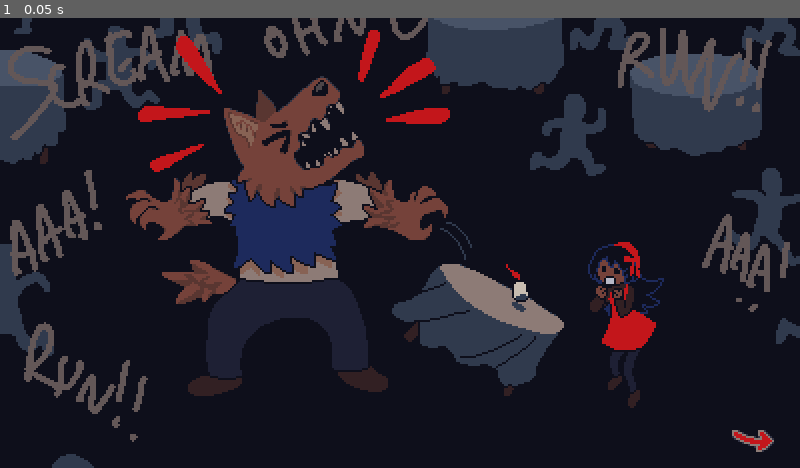
Above: before the commit, frame 1.
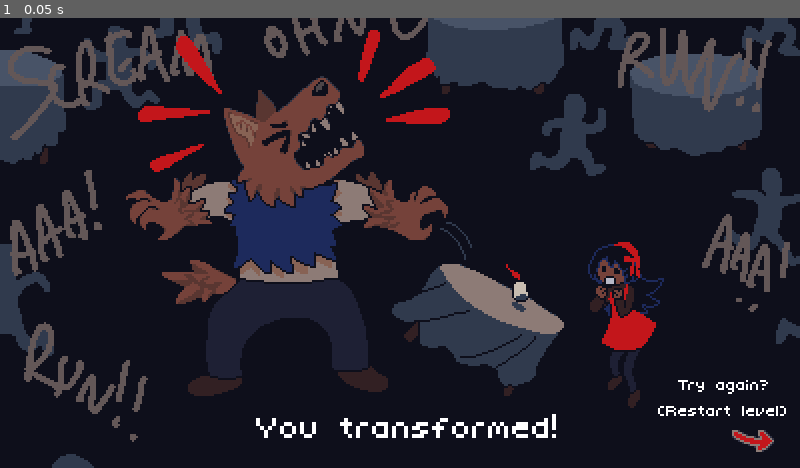
Above: after the commit, the same moment.

Repository: maxfarr/werewolf-game
Game: Godot game, scene res://scenes/main/lose_screen.tscn
The game is run twice, just before and just after one commit, with the same random seed, the same clock (stepped at 60 frames per second) and the same inputs. This scene is started directly instead of the project's main scene.
Inputs:
- Up to frame 1 (0.05 s): no input

The runs differ from the first frame. In frame 1, 0.8% of the frame differs, in the area x 32-99%, y 80-94%.

Commit message:
match3 swipes allowed to end outside of match3 area, created intrusive thought scene, added text and restart button to lose screen

Diff:
--- a/scenes/main/game_screen.gd
+++ b/scenes/main/game_screen.gd
@@ -200,3 +200,7 @@
 
 func _on_main_click_area_mouse_exited():
 	SignalBus.mouse_left_main_area.emit()
+
+func _on_fullscreen_area_gui_input(event):
+	if event is InputEventMouseButton and event.button_index == MOUSE_BUTTON_LEFT and not event.pressed:
+			SignalBus.fullscreen_mouse_up.emit(event.position)
--- a/scenes/main/game_screen.tscn
+++ b/scenes/main/game_screen.tscn
@@ -301,7 +301,14 @@
 stream = ExtResource("24_qigmr")
 volume_db = 10.307
 
+[node name="FullscreenArea" type="Control" parent="."]
+layout_mode = 3
+anchors_preset = 0
+offset_right = 5.0
+offset_bottom = 7.0
+
 [connection signal="gui_input" from="PotionClickArea/Match3" to="PotionClickArea/Match3" method="_on_gui_input"]
 [connection signal="gui_input" from="MainClickArea" to="." method="_on_main_click_area_gui_input"]
 [connection signal="mouse_exited" from="MainClickArea" to="." method="_on_main_click_area_mouse_exited"]
 [connection signal="gui_input" from="MainClickArea/main_background" to="." method="_on_main_background_gui_input"]
+[connection signal="gui_input" from="FullscreenArea" to="." method="_on_fullscreen_area_gui_input"]
--- a/scenes/main/lose_screen.tscn
+++ b/scenes/main/lose_screen.tscn
@@ -1,7 +1,9 @@
-[gd_scene load_steps=3 format=3 uid="uid://byucbay2g47gc"]
+[gd_scene load_steps=5 format=3 uid="uid://byucbay2g47gc"]
 
 [ext_resource type="Texture2D" uid="uid://dv3ha0yhovpf" path="res://assets/Endings/lose.png" id="1_f00ji"]
 [ext_resource type="Texture2D" uid="uid://cp7vuhuvwtmke" path="res://assets/Endings/lose-restart.png" id="2_jjppw"]
+[ext_resource type="FontFile" uid="uid://clffuqe123t2m" path="res://assets/fonts/Micro_Chat.ttf" id="3_c252u"]
+[ext_resource type="Script" path="res://scenes/main/restart_button.gd" id="3_vyrso"]
 
 [node name="LoseScreen" type="Node2D"]
 
@@ -13,7 +15,7 @@
 texture = ExtResource("1_f00ji")
 stretch_mode = 2
 
-[node name="TextureButton" type="TextureButton" parent="."]
+[node name="RestartButton" type="TextureButton" parent="."]
 texture_filter = 1
 offset_left = 366.0
 offset_top = 206.0
@@ -22,3 +24,45 @@
 texture_normal = ExtResource("2_jjppw")
 texture_pressed = ExtResource("2_jjppw")
 texture_hover = ExtResource("2_jjppw")
+script = ExtResource("3_vyrso")
+
+[node name="Label" type="Label" parent="."]
+texture_filter = 1
+anchors_preset = 8
+anchor_left = 0.5
+anchor_top = 0.5
+anchor_right = 0.5
+anchor_bottom = 0.5
+offset_left = 128.0
+offset_top = 193.0
+offset_right = 280.0
+offset_bottom = 216.0
+grow_horizontal = 2
+grow_vertical = 2
+theme_override_fonts/font = ExtResource("3_c252u")
+theme_override_font_sizes/font_size = 10
+text = "You transformed!"
+horizontal_alignment = 1
+vertical_alignment = 1
+
+[node name="Label2" type="Label" parent="."]
+texture_filter = 1
+anchors_preset = 8
+anchor_left = 0.5
+anchor_top = 0.5
+anchor_right = 0.5
+anchor_bottom = 0.5
+offset_left = 286.0
+offset_top = 178.0
+offset_right = 438.0
+offset_bottom = 201.0
+grow_horizontal = 2
+grow_vertical = 2
+theme_override_fonts/font = ExtResource("3_c252u")
+theme_override_font_sizes/font_size = 5
+text = "Try again?
+(Restart level)"
+horizontal_alignment = 1
+vertical_alignment = 1
+
+[connection signal="button_down" from="RestartButton" to="RestartButton" method="_on_button_down"]
--- /dev/null
+++ b/scenes/main/restart_button.gd
@@ -0,0 +1,15 @@
+extends TextureButton
+
+
+# Called when the node enters the scene tree for the first time.
+func _ready():
+	pass # Replace with function body.
+
+
+# Called every frame. 'delta' is the elapsed time since the previous frame.
+func _process(delta):
+	pass
+
+
+func _on_button_down():
+	get_tree().change_scene_to_file("res://scenes/main/game_screen.tscn")
--- /dev/null
+++ b/scenes/minigames/intrusive_thought.tscn
@@ -0,0 +1,51 @@
+[gd_scene load_steps=5 format=3 uid="uid://bsc4r7njhlodn"]
+
+[ext_resource type="Script" path="res://scripts/minigames/intrusive_thought.gd" id="1_qnarf"]
+[ext_resource type="Texture2D" uid="uid://bub0yw0ylbrss" path="res://assets/Mini games/invasive-background.png" id="2_dwb7t"]
+[ext_resource type="Texture2D" uid="uid://2bdg5v034n30" path="res://assets/Mini games/invasive-exit.png" id="3_04cu5"]
+[ext_resource type="FontFile" uid="uid://clffuqe123t2m" path="res://assets/fonts/Micro_Chat.ttf" id="4_42s8p"]
+
+[node name="IntrusiveThought" type="Control"]
+layout_mode = 3
+anchors_preset = 15
+anchor_right = 1.0
+anchor_bottom = 1.0
+grow_horizontal = 2
+grow_vertical = 2
+script = ExtResource("1_qnarf")
+
+[node name="TextureRect" type="TextureRect" parent="."]
+texture_filter = 1
+texture_repeat = 1
+layout_mode = 0
+offset_right = 40.0
+offset_bottom = 40.0
+mouse_filter = 0
+texture = ExtResource("2_dwb7t")
+
+[node name="ExitButton" type="TextureButton" parent="."]
+texture_filter = 1
+texture_repeat = 1
+layout_mode = 0
+offset_left = 88.0
+offset_top = 3.0
+offset_right = 128.0
+offset_bottom = 43.0
+texture_normal = ExtResource("3_04cu5")
+
+[node name="Label" type="Label" parent="."]
+texture_filter = 1
+layout_mode = 0
+offset_left = 12.0
+offset_top = 13.0
+offset_right = 88.0
+offset_bottom = 40.0
+theme_override_fonts/font = ExtResource("4_42s8p")
+theme_override_font_sizes/font_size = 5
+text = "You're being boring!"
+horizontal_alignment = 1
+vertical_alignment = 1
+autowrap_mode = 3
+text_overrun_behavior = 1
+
+[connection signal="button_up" from="ExitButton" to="." method="_on_exit_button_button_up"]
--- a/scripts/autoload/game_state.gd
+++ b/scripts/autoload/game_state.gd
@@ -8,7 +8,7 @@
 const timer_durations_s = {
 	"eye_contact" : [14.0, 12.0, 12.0, 10.0, 9.0],
 	"hand_fidget" : [7.0, 7.0, 6.0, 6.0, 4.0],
-	"dialogue" : [8.0, 8.0, 7.0, 7.0, 6.0]
+	"dialogue" : [9.0, 9.0, 8.0, 8.0, 7.0]
 }
 
 const heat_speeds = [20.0, 22.0, 24.0, 28.0, 32.0]
--- a/scripts/autoload/signal_bus.gd
+++ b/scripts/autoload/signal_bus.gd
@@ -7,3 +7,4 @@
 signal mouse_left_main_area
 signal dialogue_started
 signal dialogue_ended
+signal fullscreen_mouse_up
--- a/scripts/minigames/hand_fidget.gd
+++ b/scripts/minigames/hand_fidget.gd
@@ -72,4 +72,5 @@
 				_win_animation()
 			current_instruction += 1
 		else:
+			%MinigameTimer._stop()
 			_lose_animation()
--- /dev/null
+++ b/scripts/minigames/intrusive_thought.gd
@@ -0,0 +1,12 @@
+extends Control
+
+# Called when the node enters the scene tree for the first time.
+func _ready():
+	pass # Replace with function body.
+
+# Called every frame. 'delta' is the elapsed time since the previous frame.
+func _process(delta):
+	pass
+
+func _on_exit_button_button_up():
+	queue_free()
--- a/scripts/minigames/match_3.gd
+++ b/scripts/minigames/match_3.gd
@@ -104,8 +104,6 @@
 func _pixel_to_grid(pos):
 	var j = int(pos.x)/spacing
 	var i = int(pos.y)/spacing
-	if i >= grid_height or j >= grid_width or i < 0 or j < 0:
-		return null
 	return Vector2i(j, i)
 
 func _drop_tiles(empty_coords: Array):
@@ -297,26 +295,40 @@
 
 	return null
 
+func _handle_mouse_up():
+	pass
+
+func _pixel_out_of_bounds(position):
+	var grid_position = _pixel_to_grid(position)
+	print(grid_position)
+	return position.x < 0 or position.y < 0 or grid_position.x >= grid_width or grid_position.y >= grid_height
+
 func _on_gui_input(event):
 	if not running:
 		return
 	if event is InputEventMouseButton and not _currently_swapping:
 		if event.pressed:
 			swipe_start = event.position
+			if _pixel_out_of_bounds(swipe_start):
+				swipe_start = null
+				print("nulled")
 		else:
+			print(event)
 			swipe_end = event.position
-			if swipe_end == null:
-				swipe_start = null
-			elif swipe_start != null:
+			if swipe_start != null:
 				var direction = _find_swap_direction(swipe_start, swipe_end)
 				if direction != null:
 					var swipe_start_grid = _pixel_to_grid(swipe_start)
 					match direction:
 						SwipeDirection.DOWN:
-							_swap_tiles(swipe_start_grid, Vector2i(swipe_start_grid.x, swipe_start_grid.y+1))
+							if swipe_start_grid.y < grid_height - 1:
+								_swap_tiles(swipe_start_grid, Vector2i(swipe_start_grid.x, swipe_start_grid.y+1))
 						SwipeDirection.UP:
-							_swap_tiles(swipe_start_grid, Vector2i(swipe_start_grid.x, swipe_start_grid.y-1))
+							if swipe_start_grid.y > 0:
+								_swap_tiles(swipe_start_grid, Vector2i(swipe_start_grid.x, swipe_start_grid.y-1))
 						SwipeDirection.RIGHT:
-							_swap_tiles(swipe_start_grid, Vector2i(swipe_start_grid.x+1, swipe_start_grid.y))
+							if swipe_start_grid.x < grid_width - 1:
+								_swap_tiles(swipe_start_grid, Vector2i(swipe_start_grid.x+1, swipe_start_grid.y))
 						SwipeDirection.LEFT:
-							_swap_tiles(swipe_start_grid, Vector2i(swipe_start_grid.x-1, swipe_start_grid.y))
+							if swipe_start_grid.x > 0:
+								_swap_tiles(swipe_start_grid, Vector2i(swipe_start_grid.x-1, swipe_start_grid.y))
Not shown, changed: build/game/index.apple-touch-icon.png.import
Not shown, changed: build/game/index.icon.png.import
Not shown, changed: build/game/index.png.import
Not shown, changed: build/game.zip
Not shown, changed: build/game/index.html
Not shown, changed: build/game/index.pck
